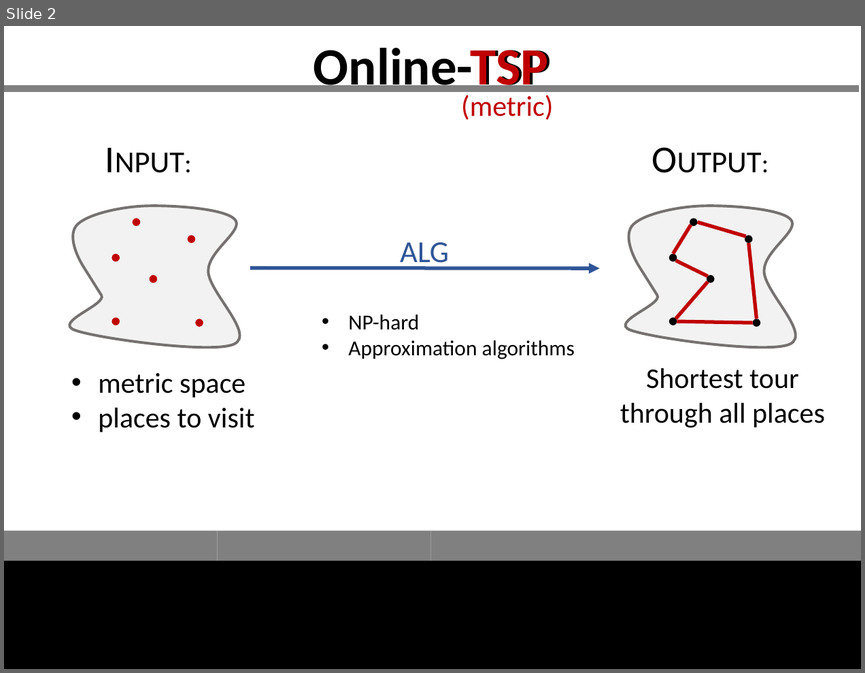
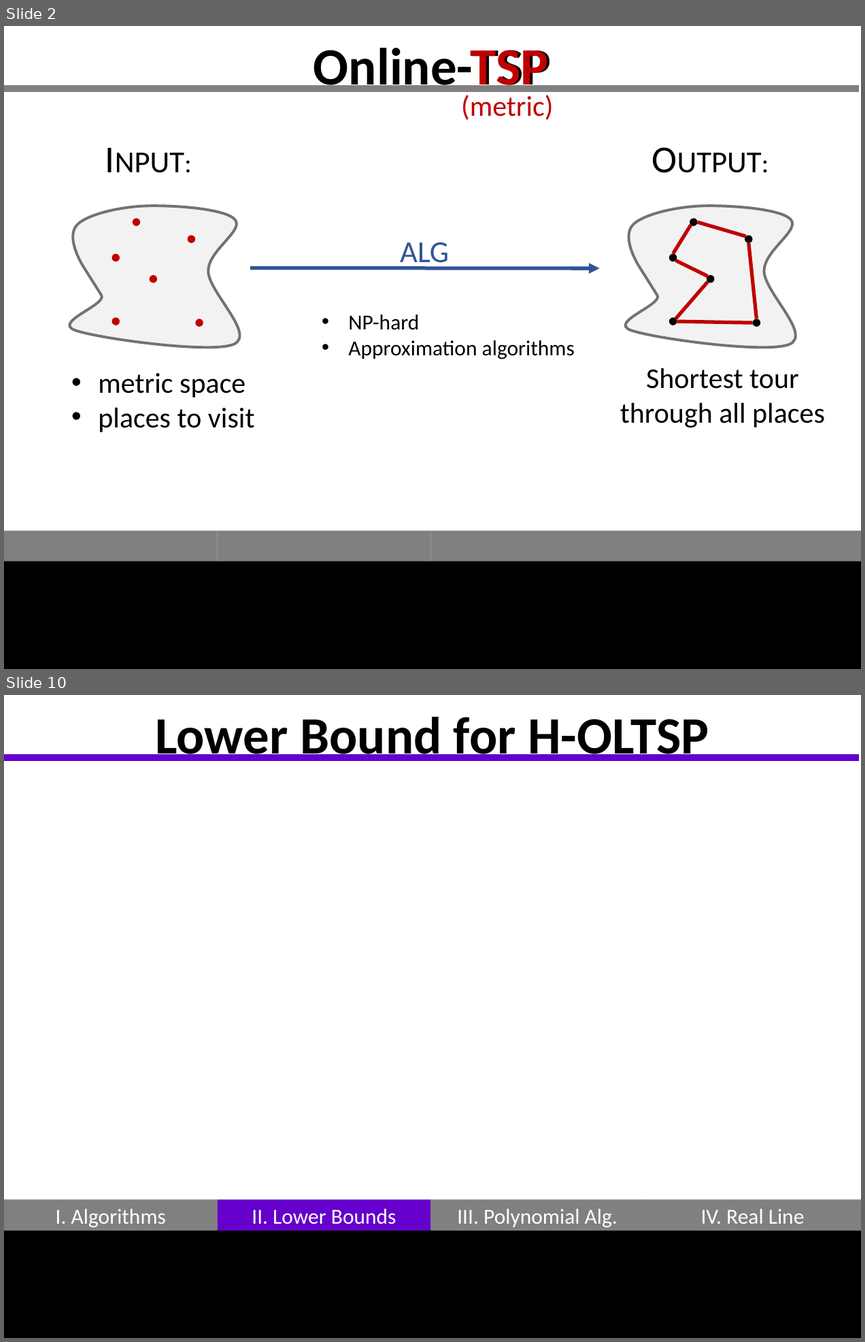
Before and after one commit to GraffL/talk-online-tsp, a slide deck: Präsentation43.pptx. Shown one above the other, each under a label of ours: slide 2 before the commit, slides 2 and 10 after it; the slides between them are not shown. The pictures are 865x673 and 865x1342 pixels, drawn with LibreOffice and Linux fonts; fonts in the diff are those of the drawing. Boxes give left, top, right and bottom in pixels: in the first picture for what was removed or moved away, otherwise in the second. Text is boxed around its words. In the diff, an @@ line names an element or a change of style, - is before the commit and + after.

```diff
--- a/Präsentation43.pptx
+++ b/Präsentation43.pptx
@@ slide 10 added at <box>4,695,861,1338</box>, background #FFFFFF; not listed: 6 template elements that a slide beside it also shows @@
@@ title added at <box>155,717,708,761</box>, 44 pt, text #000000, bold @@
+Lower Bound for H-OLTSP
@@ line added from (4, 758) to (859, 758), #6600CC 6 pt @@
@@ rectangle added at <box>4,1200,218,1231</box>, fill #808080, 18 pt, text #FFFFFF @@
+I. Algorithms
@@ rectangle added at <box>218,1200,430,1231</box>, fill #6600CC, 18 pt, text #FFFFFF @@
+II. Lower Bounds
@@ rectangle added at <box>430,1200,644,1231</box>, fill #808080, 18 pt, text #FFFFFF @@
+III. Polynomial Alg.
@@ rectangle added at <box>644,1200,861,1231</box>, fill #808080, 18 pt, text #FFFFFF @@
+IV. Real Line
```
Also in this commit, not shown: 3 slides changed, 12 other slides added, 1 slide removed.
